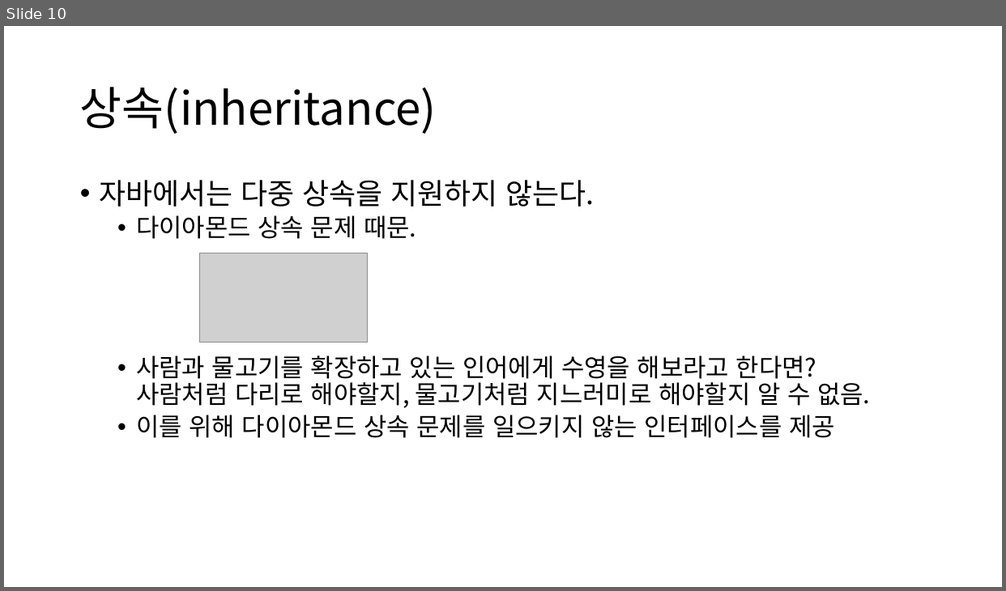
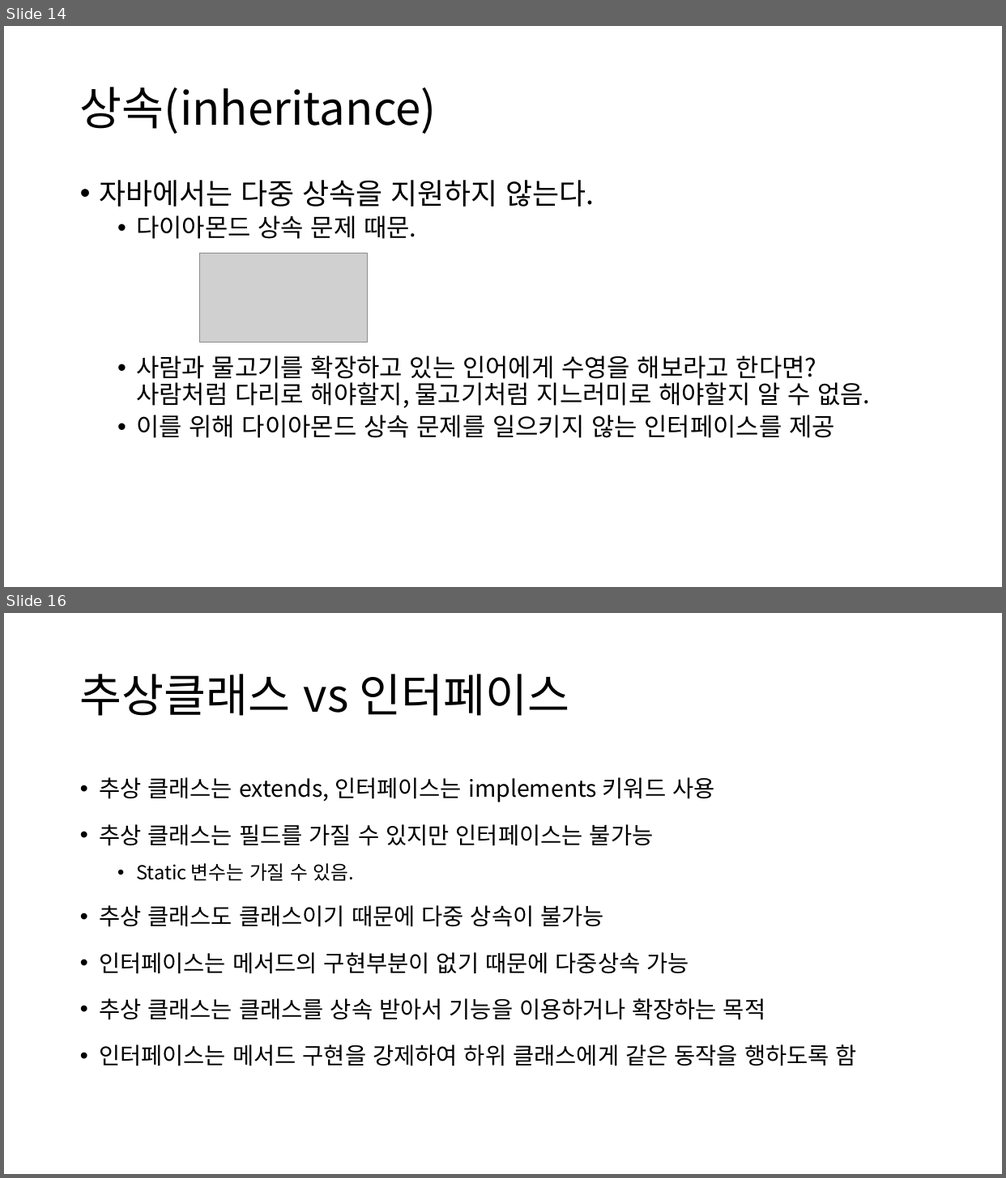
Before and after one commit to YonghoChoi/develop-note, a slide deck: ppt/객체지향 기본.pptx. Shown one above the other, each under a label of ours: slide 10 before the commit, slides 14 and 16 after it; the slides between them are not shown. The pictures are 1006x591 and 1006x1178 pixels, drawn with LibreOffice and Linux fonts; fonts in the diff are those of the drawing; grey boxes stand for pictures. Boxes give left, top, right and bottom in pixels: in the first picture for what was removed or moved away, otherwise in the second. Text is boxed around its words. In the diff, an @@ line names an element or a change of style, - is before the commit and + after.

```diff
--- a/ppt/객체지향 기본.pptx
+++ b/ppt/객체지향 기본.pptx
@@ slide 16 added at (4,613,1002,1174), background #FFFFFF @@
@@ title added at (80,674,569,716), 44 pt, text #000000 @@
+추상클래스 vs 인터페이스
@@ text added at (99,777,857,1067), 22.2 pt, text #000000 @@
+• 추상 클래스는 extends, 인터페이스는 implements 키워드 사용
+• 추상 클래스는 필드를 가질 수 있지만 인터페이스는 불가능
+  • Static 변수는 가질 수 있음.
+• 추상 클래스도 클래스이기 때문에 다중 상속이 불가능
+• 인터페이스는 메서드의 구현부분이 없기 때문에 다중상속 가능
+• 추상 클래스는 클래스를 상속 받아서 기능을 이용하거나 확장하는 목적
+• 인터페이스는 메서드 구현을 강제하여 하위 클래스에게 같은 동작을 행하도록 함
@@ what was slide 10 is now slide 14 @@
```
Also in this commit, not shown: 6 other slides added, 3 other files.
